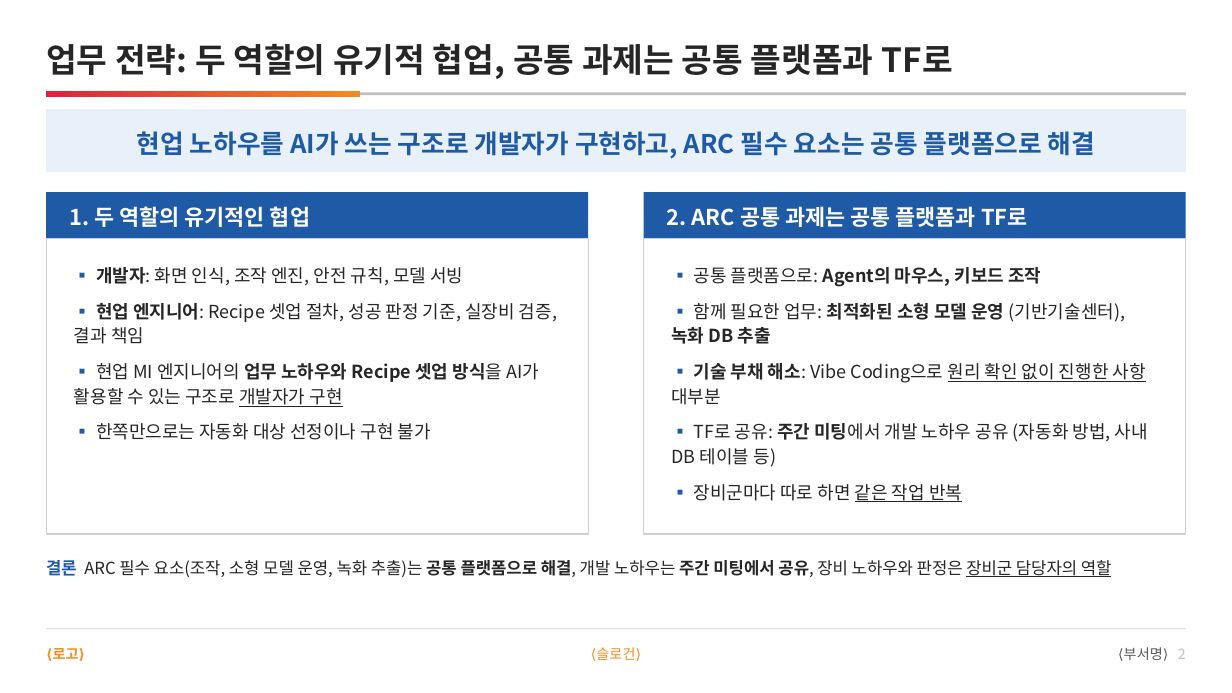
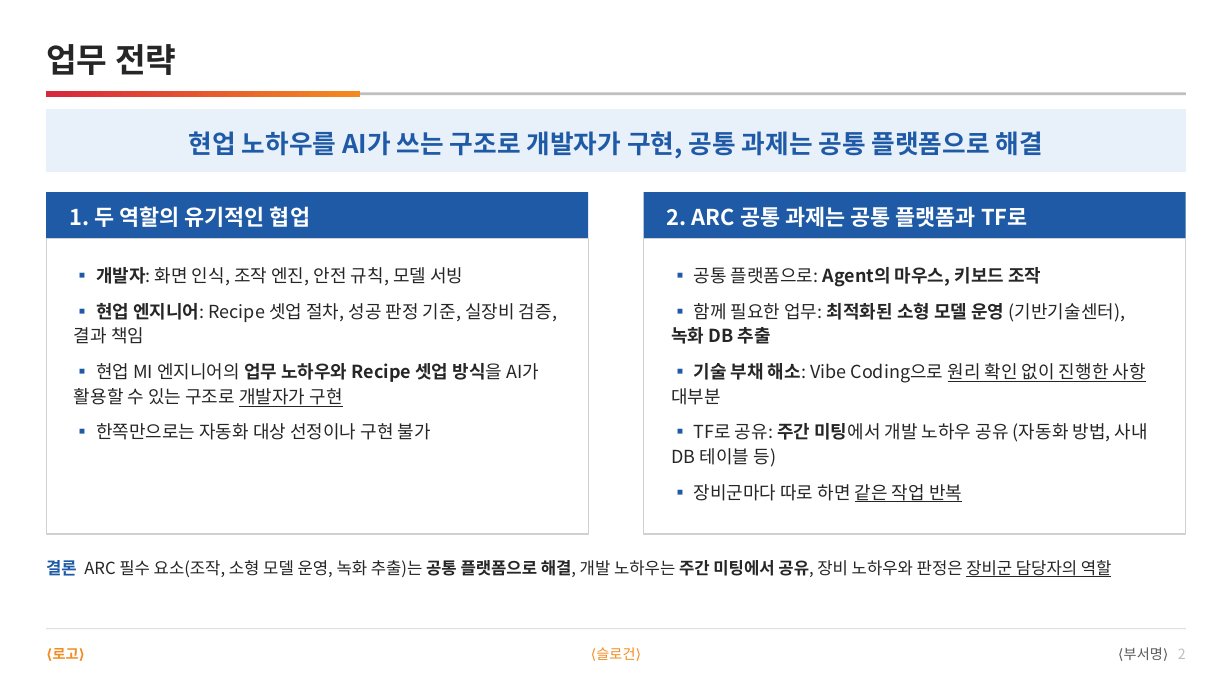
Before and after one commit to DarrenKoi/pm_notes, a slide deck: slide 2 of my-task/arc-tf/deliverables/arc-tf-exec-summary.pptx. Drawn at 1232x693 pixels with LibreOffice and Linux fonts; fonts in the diff are those of the drawing. Boxes give left, top, right and bottom in pixels: in the first picture for what was removed or moved away, otherwise in the second. Text is boxed around its words. In the diff, an @@ line names an element or a change of style, - is before the commit and + after.

```diff
--- a/my-task/arc-tf/deliverables/arc-tf-exec-summary.pptx
+++ b/my-task/arc-tf/deliverables/arc-tf-exec-summary.pptx
@@ text at (46,44,176,75): text changed @@
-업무 전략: 두 역할의 유기적 협업, 공통 과제는 공통 플랫폼과 TF로
+업무 전략
@@ text at (189,131,1043,159): text changed @@
-현업 노하우를 AI가 쓰는 구조로 개발자가 구현하고, ARC 필수 요소는 공통 플랫폼으로 해결
+현업 노하우를 AI가 쓰는 구조로 개발자가 구현, 공통 과제는 공통 플랫폼으로 해결
```
Also in this commit, not shown: 2 other slides changed, 8 other files.
